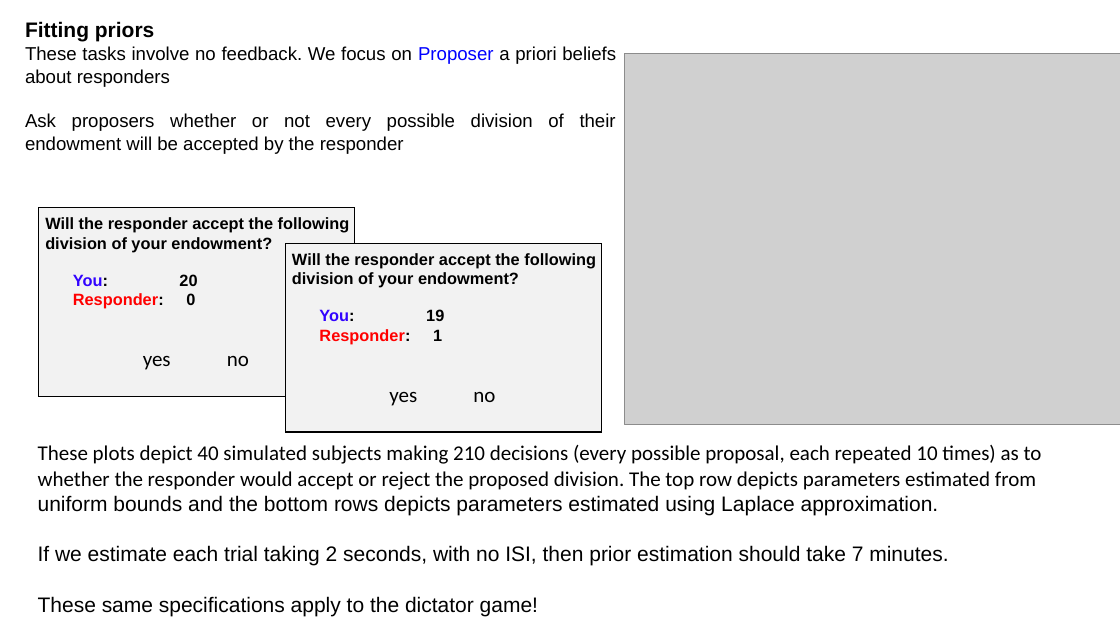
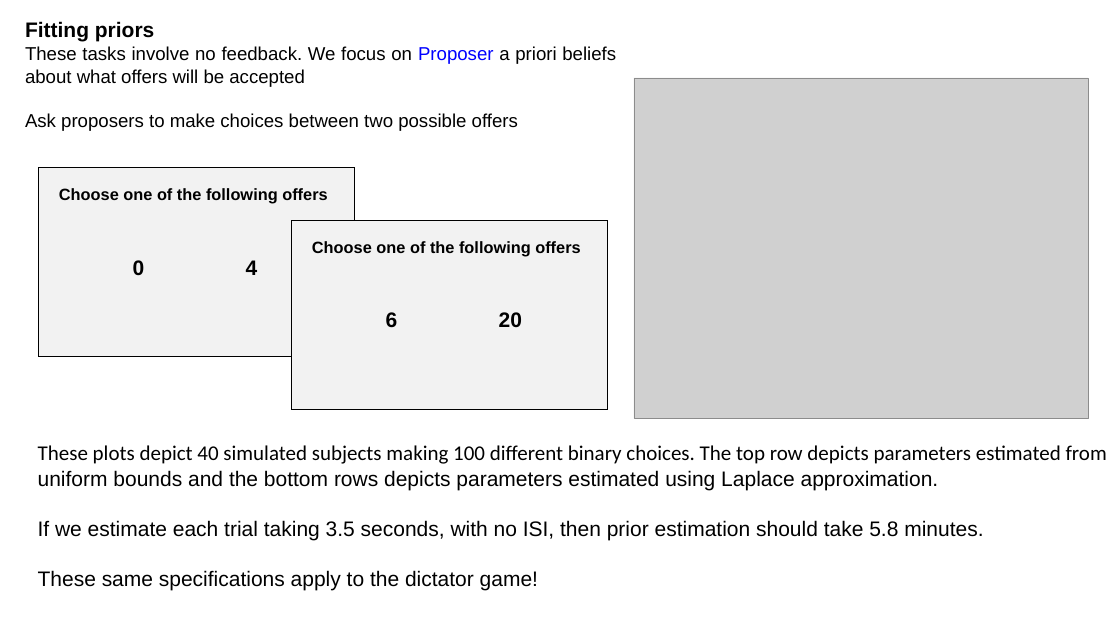
Before and after one commit to michaelrojekgiffin/RL, a slide deck: slide 15 of reports/Design_presentation.pptx. Drawn at 1120x630 pixels with LibreOffice and Linux fonts; fonts in the diff are those of the drawing; grey boxes stand for pictures. Boxes give left, top, right and bottom in pixels: in the first picture for what was removed or moved away, otherwise in the second. Text is boxed around its words. In the diff, an @@ line names an element or a change of style, - is before the commit and + after.

```diff
--- a/reports/Design_presentation.pptx
+++ b/reports/Design_presentation.pptx
@@ text at (x1=25, y1=46, x2=616, y2=131): text changed @@
-These tasks involve no feedback. We focus on Proposer a priori beliefs about responders
-Ask proposers whether or not every possible division of their endowment will be accepted by the responder
+These tasks involve no feedback. We focus on Proposer a priori beliefs about what offers will be accepted
+Ask proposers to make choices between two possible offers
@@ picture resized from (x1=624, y1=53, x2=1120, y2=424) to (x1=634, y1=78, x2=1089, y2=418) @@
@@ rectangle moved from (x1=39, y1=208, x2=355, y2=397) to (x1=39, y1=168, x2=355, y2=357) @@
@@ text at (x1=59, y1=188, x2=327, y2=204): text changed @@
-Will the responder accept the following division of your endowment?
+Choose one of the following offers
@@ rectangle moved from (x1=285, y1=243, x2=601, y2=432) to (x1=292, y1=220, x2=607, y2=409) @@
@@ text at (x1=133, y1=260, x2=258, y2=276): text changed; size 14 to 18 pt; text colour #FF0000 to #000000 @@
-You: 20
-Responder: 0
+0 4
@@ text removed at (x1=292, y1=253, x2=596, y2=288) @@
-Will the responder accept the following division of your endowment?
@@ text added at (x1=312, y1=241, x2=580, y2=256), 14 pt, text #000000, bold @@
+Choose one of the following offers
@@ text removed at (x1=319, y1=309, x2=444, y2=344) @@
-You: 19
-Responder: 1
@@ text added at (x1=386, y1=312, x2=522, y2=327), 18 pt, text #000000, bold @@
+6 20
@@ text removed at (x1=143, y1=356, x2=249, y2=370) @@
-yes no
@@ text removed at (x1=389, y1=392, x2=495, y2=406) @@
-yes no
@@ text at (x1=38, y1=445, x2=1107, y2=540): text changed; font Calibri to Arial @@
-These plots depict 40 simulated subjects making 210 decisions (every possible proposal, each repeated 10 times) as to whether the responder would accept or reject the proposed division. The top row depicts parameters estimated from uniform bounds and the bottom rows depicts parameters estimated using Laplace approximation.
-If we estimate each trial taking 2 seconds, with no ISI, then prior estimation should take 7 minutes.
+These plots depict 40 simulated subjects making 100 different binary choices. The top row depicts parameters estimated from uniform bounds and the bottom rows depicts parameters estimated using Laplace approximation.
+If we estimate each trial taking 3.5 seconds, with no ISI, then prior estimation should take 5.8 minutes.
```
Also in this commit, not shown: 1 slide added, 57 other files.
